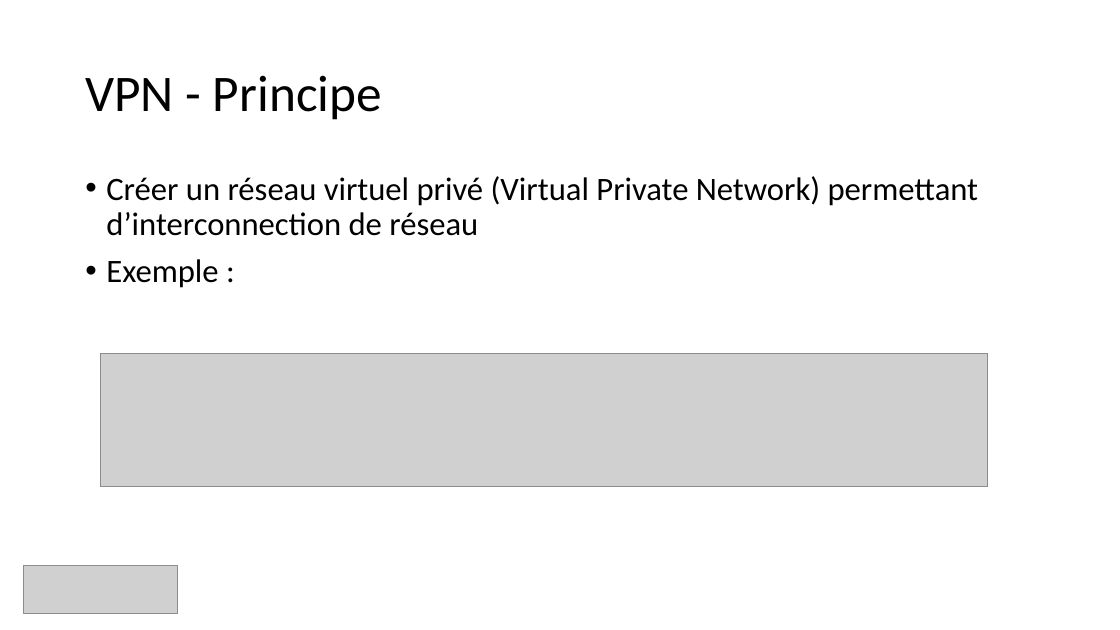
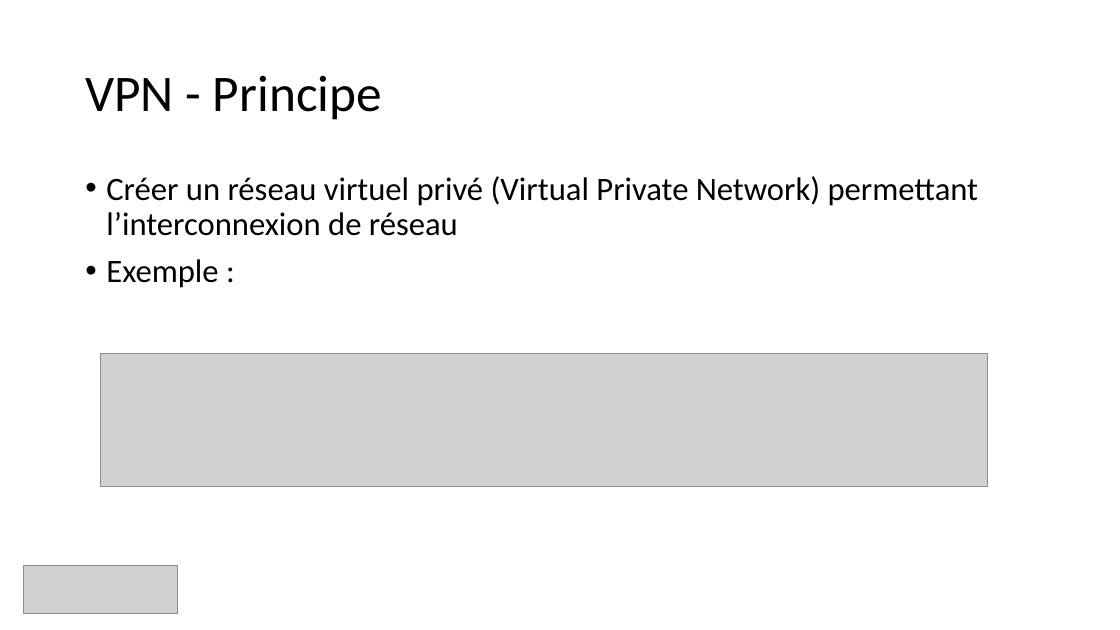
Before and after one commit to guillaume-rico/reseaux_informatiques, a slide deck: slide 32 of 01_CM/CM3 Réseaux Informatiques.pptx (slide 25 before the commit). Drawn at 1120x630 pixels with LibreOffice and Linux fonts; fonts in the diff are those of the drawing; grey boxes stand for pictures. Boxes give left, top, right and bottom in pixels: in the first picture for what was removed or moved away, otherwise in the second. Text is boxed around its words. In the diff, an @@ line names an element or a change of style, - is before the commit and + after.

```diff
--- a/01_CM/CM3 Réseaux Informatiques.pptx
+++ b/01_CM/CM3 Réseaux Informatiques.pptx
@@ text at (x1=106, y1=176, x2=979, y2=236): text changed @@
-• Créer un réseau virtuel privé (Virtual Private Network) permettant d’interconnection de réseau
+• Créer un réseau virtuel privé (Virtual Private Network) permettant l’interconnexion de réseau
```
Also in this commit, not shown: 8 other slides changed, 8 slides added, 1 slide removed, 2 other files.
